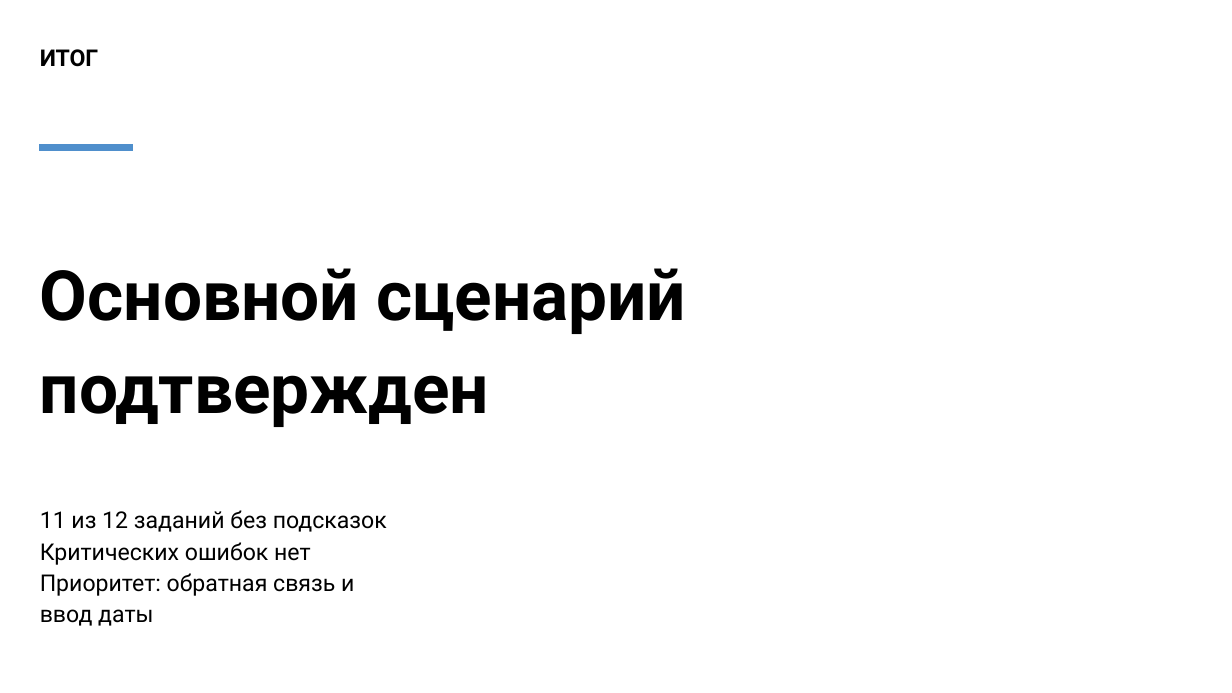
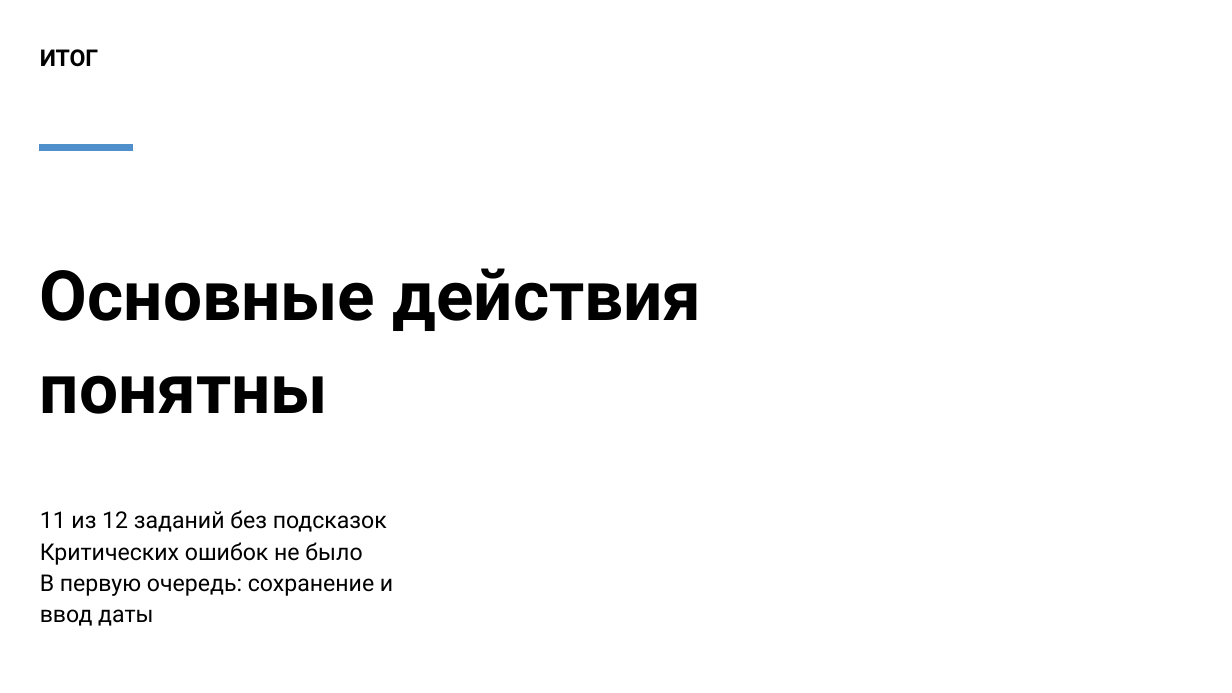
Before and after one commit to lattelix/druzhba-notes-practice, a slide deck: slide 6 of materials/ПП1_Презентация_кейс_5_Дружба_Notes.pptx. Drawn at 1232x693 pixels with LibreOffice and Linux fonts; fonts in the diff are those of the drawing. Boxes give left, top, right and bottom in pixels: in the first picture for what was removed or moved away, otherwise in the second. Text is boxed around its words. In the diff, an @@ line names an element or a change of style, - is before the commit and + after.

```diff
--- a/materials/ПП1_Презентация_кейс_5_Дружба_Notes.pptx
+++ b/materials/ПП1_Презентация_кейс_5_Дружба_Notes.pptx
@@ text at bbox=[40, 268, 702, 414]: text changed @@
-Основной сценарий
-подтвержден
+Основные действия
+понятны
@@ text at bbox=[40, 542, 393, 626]: text changed @@
-Критических ошибок нет
-Приоритет: обратная связь и ввод даты
+Критических ошибок не было
+В первую очередь: сохранение и ввод даты
```
Also in this commit, not shown: 4 other slides changed, 2 other files.
